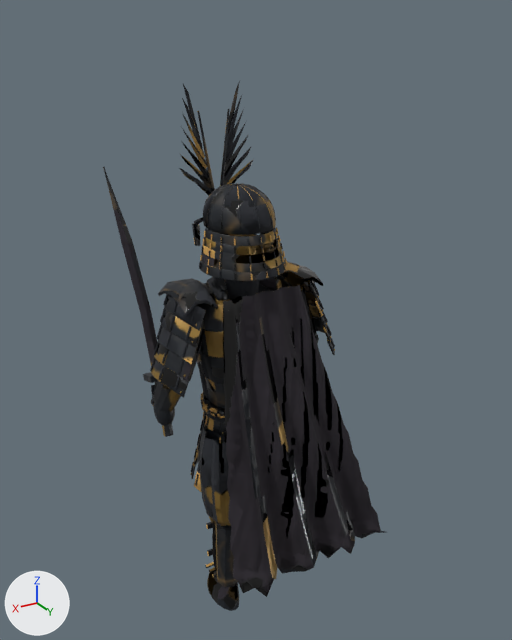
What one commit did to the glTF model public/models/ieyasu.glb.
Both versions are drawn from a 50 mm lens placed at (1.53, 2.61, 2.87), pointed at (-0.07, -0.06, 1.53). Lighting does not change. The marker at lower left points along +X, +Y and +Z. The picture after the commit comes second. Vertices at exactly the same position are counted once.

Names of what the first picture shows: 'ieyasu_runtime'.
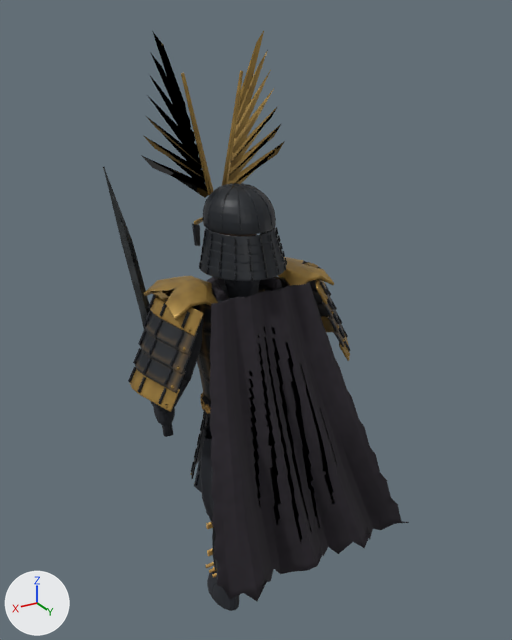
The change, as a diff of the scene's bpy script:
```diff
--- a/public/models/ieyasu.glb.py
+++ b/public/models/ieyasu.glb.py
@@ me_cone_1440 @@
 # used by ob_ieyasu_runtime; location = (0.0, 0.0, 0.0)
-me_cone_1440.from_pydata(...)  # 21921 vertices, 41278 faces; spans x -0.54..0.48, y -0.48..0.47, z 0.01..2.6
+me_cone_1440.from_pydata(...)  # 21921 vertices, 41278 faces; spans x -0.69..0.58, y -0.48..0.47, z 0.01..2.81
+# me_cone_1440 part 1: the loose piece of 138 vertices spanning x -0.38..-0.27, y -0.23..0.11, z 1.63..1.76 is scaled about its middle by (1.42, 1.18, 1.1), then moved by (-0.04, -0.01, 0.0)
+# me_cone_1440 part 2: the loose piece of 12 vertices spanning x -0.34..-0.31, y 0.06..0.08, z 1.65..1.72 is moved by (-0.04, 0.01, 0.0)
+# me_cone_1440 part 3: the loose piece of 138 vertices spanning x -0.4..-0.3, y -0.22..0.11, z 1.56..1.69 is scaled about its middle by (1.42, 1.18, 1.1), then moved by (-0.05, -0.01, -0.01)
+# me_cone_1440 part 4: the loose piece of 12 vertices spanning x -0.36..-0.33, y 0.07..0.08, z 1.58..1.65 is moved by (-0.05, 0.01, -0.01)
+# me_cone_1440 part 5: the loose piece of 138 vertices spanning x -0.43..-0.32, y -0.21..0.12, z 1.48..1.61 is scaled about its middle by (1.42, 1.18, 1.1), then moved by (-0.06, -0.01, -0.02)
+# me_cone_1440 part 6: the loose piece of 12 vertices spanning x -0.39..-0.35, y 0.07..0.09, z 1.51..1.57 is moved by (-0.06, 0.01, -0.02)
+# me_cone_1440 part 7: the loose piece of 138 vertices spanning x -0.45..-0.34, y -0.2..0.12, z 1.41..1.54 is scaled about its middle by (1.42, 1.18, 1.1), then moved by (-0.07, -0.01, -0.02)
+# me_cone_1440 part 8: 2820 of 21921 vertices moved; they spanned x -0.54..0.48, y -0.23..0.47, z 0.36..1.78 and now span x -0.69..0.58, y -0.28..0.47, z 0.36..1.79; mean shift (0.01, -0.01, -0.01); largest move (-0.54, 0.47, 0.45) -> (-0.69, 0.47, 0.45)
+# me_cone_1440 part 9: 110 of the vertices in x -0.19..0.19, y -0.32..-0.28, z 2.09..2.6 are scaled about their middle by (1.9, 1, 1.4), then moved by (0.0, 0.0, 0.11)
+# me_cone_1440 part 10: 41147 kept faces spanning x -0.69..0.58, y -0.48..0.47, z 0.01..2.81 get new texture (UV) coordinates
+# me_cone_1440 part 11: 8350 kept faces spanning x -0.64..0.58, y -0.39..0.47, z 0.36..2.81 get new vertex colours
+# other edits to the shape of me_cone_1440 do not show in these pictures
 me_cone_1440.materials.append(mat_runtime_ieyasu_high_bake)
```

Boxes [x1, y1, x2, y2] around the edits, measured in the pictures (512 x 640 px; the box of a moved part takes in the faces that stretch with it):
'ieyasu_runtime', reshaped (8% wider, 9% taller): before [103, 81, 387, 611]; after [103, 31, 409, 611]
part 1 of me_cone_1440, moved or reshaped: before [277, 266, 319, 303]; after [279, 263, 327, 304]
part 2 of me_cone_1440, moved or reshaped: before [313, 283, 319, 294]; after [320, 282, 328, 295]
part 3 of me_cone_1440, moved or reshaped: before [303, 281, 323, 316]; after [281, 278, 333, 319]
part 4 of me_cone_1440, moved or reshaped: before [318, 298, 323, 308]; after [327, 298, 334, 310]
part 5 of me_cone_1440, moved or reshaped: before [305, 291, 327, 329]; after [312, 289, 339, 333]
part 6 of me_cone_1440, moved or reshaped: before [323, 312, 327, 322]; after [333, 311, 340, 324]
part 7 of me_cone_1440, moved or reshaped: before [308, 303, 331, 342]; after [316, 303, 344, 347]
part 8 of me_cone_1440, moved or reshaped: before [150, 262, 387, 597]; after [128, 257, 409, 601]
part 9 of me_cone_1440, moved or reshaped: before [180, 81, 253, 196]; after [142, 31, 285, 198]
part 10 of me_cone_1440, surface changed: before [109, 81, 387, 610]; after [109, 31, 409, 610]
part 11 of me_cone_1440, recoloured: before [128, 91, 381, 579]; after [128, 45, 402, 582]
